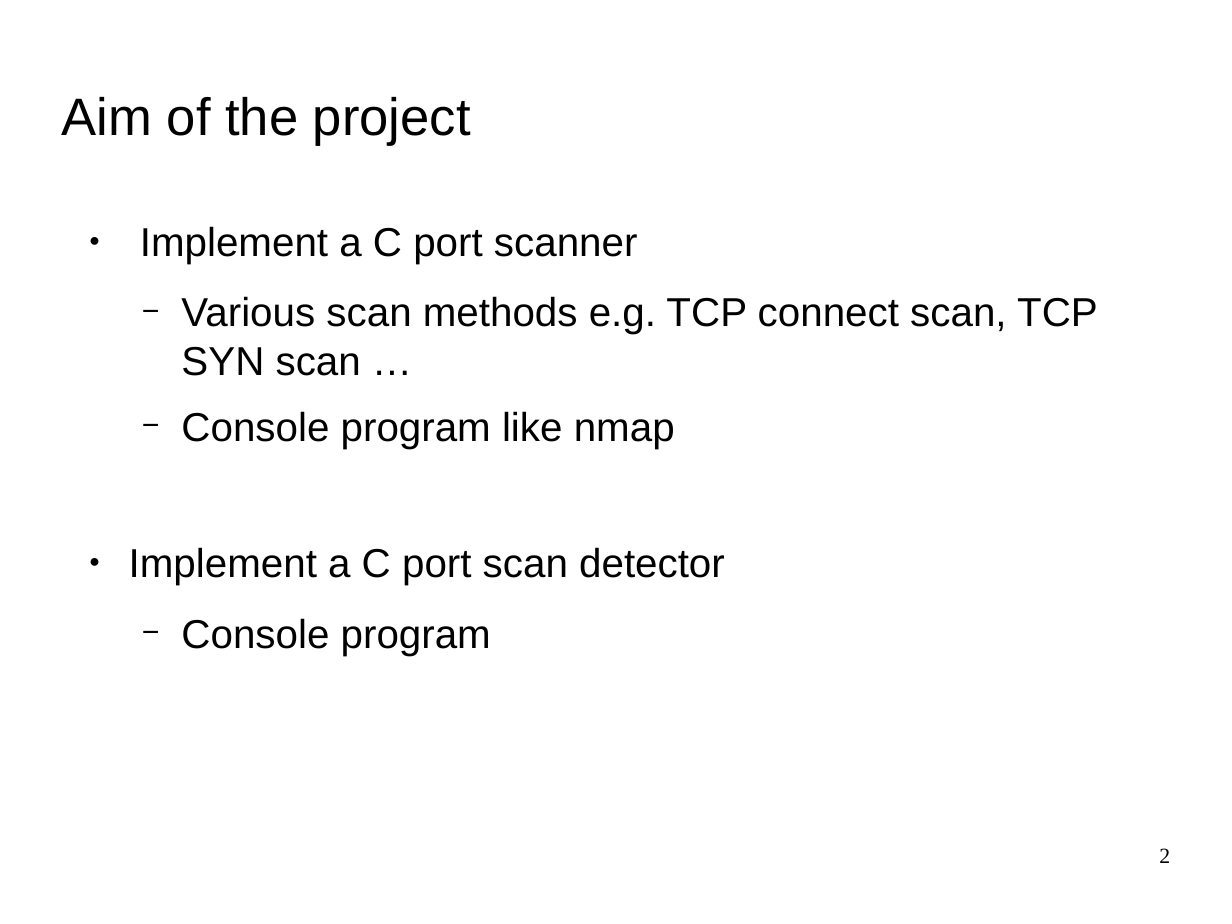
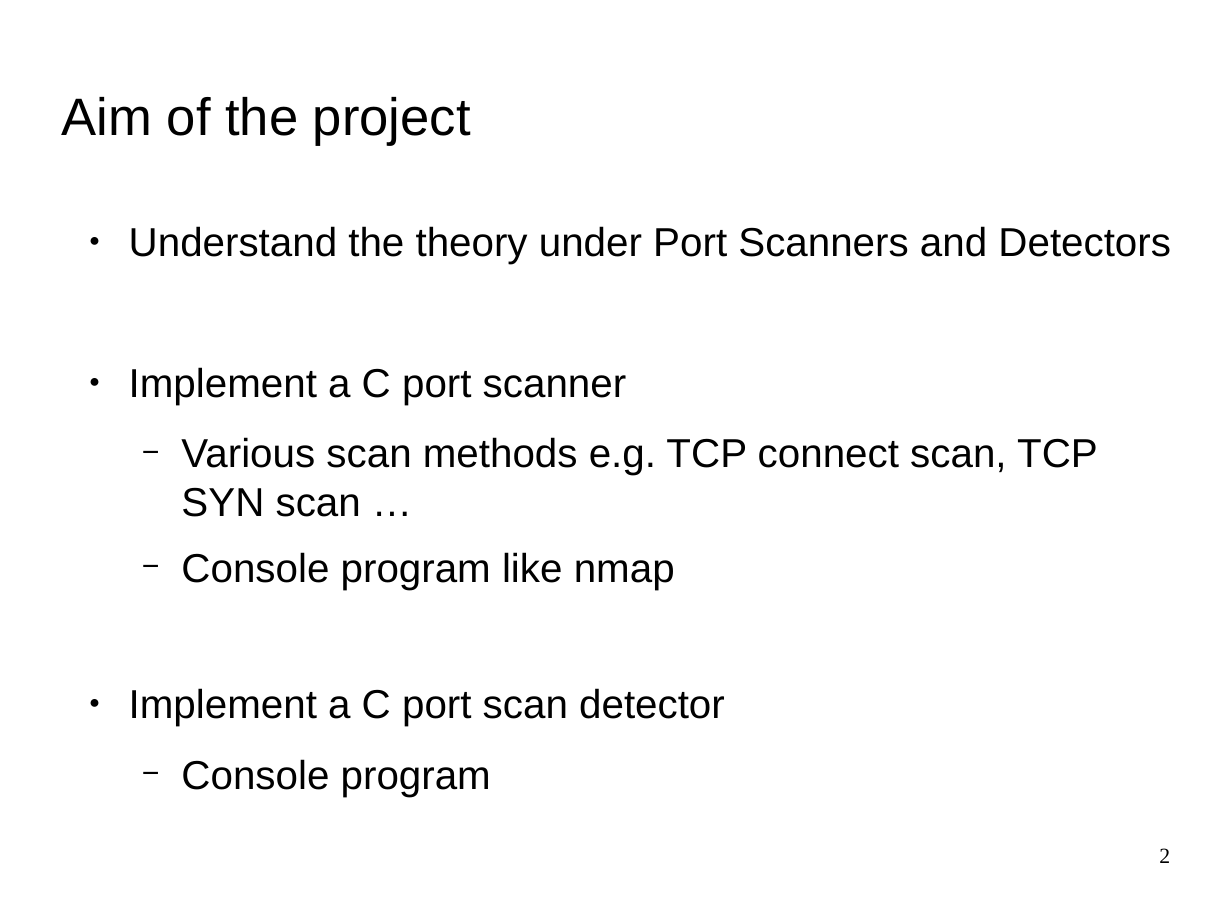
Before and after one commit to herrBez/PortScanner, a slide deck: slide 2 of slides/presentation.odp. Drawn at 1232x924 pixels with LibreOffice and Linux fonts; fonts in the diff are those of the drawing; background and template pictures are left out. Boxes give left, top, right and bottom in pixels: in the first picture for what was removed or moved away, otherwise in the second. Text is boxed around its words. In the diff, an @@ line names an element or a change of style, - is before the commit and + after.

```diff
--- a/slides/presentation.odp
+++ b/slides/presentation.odp
@@ text at [129, 226, 1171, 264]: paragraph added @@
+● Understand the theory under Port Scanners and Detectors
```
Also in this commit, not shown: 3 other slides changed, 1 slide added.
